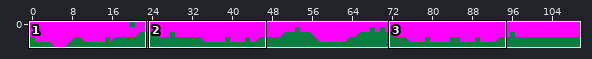
One commit to this Tiled map: assets/level1test.tmx. Above, an overview of the earlier version with the close-up marked.
Close-up. As it was:
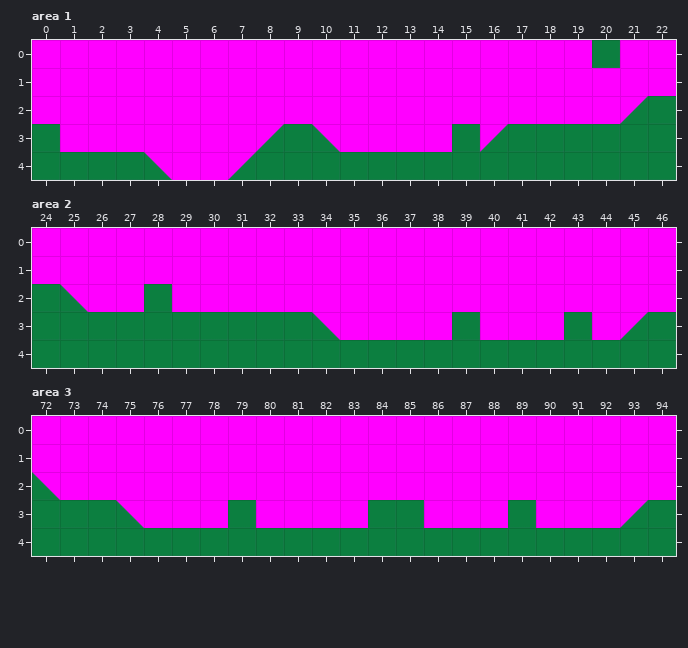
Cells are 64x64 px. Shown: area 1 x 0..22, y 0..4; area 2 x 24..46, y 0..4; area 3 x 72..94, y 0..4. The commit also changed other parts of the map, which this record leaves out.
The result:
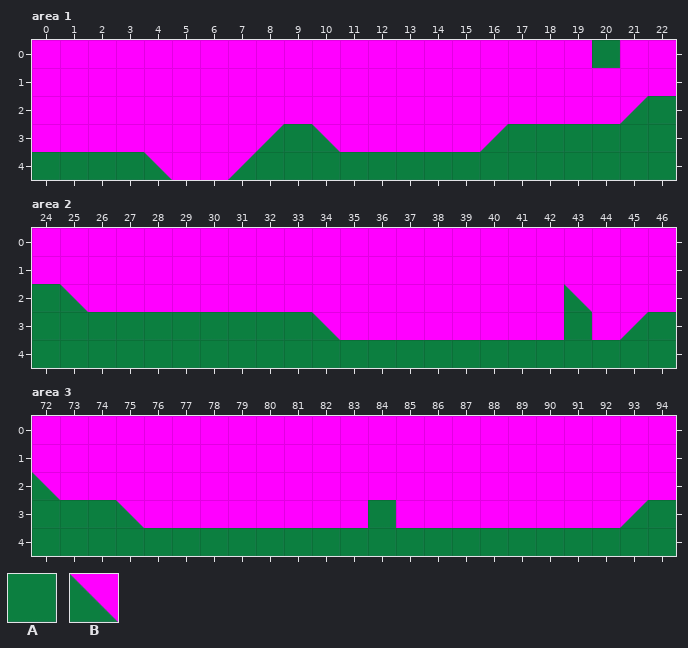
Key: from "sprites": A 0, B 1.
_ is an empty cell.
Edits made:
Layer "Enemies" (now hidden), area 1:
The edit erases tile A in row 3 at x 15.
Layer "Start" (removed), area 1:
The edit erases tile A in row 3 at x 0.
Layer "Enemies" (now hidden), area 2:
The edit erases tile A in row 2 at x 28; in row 3 at x 39.
Layer "GoodBoys", area 2:
Tile B now appears in row 2 at x 43.
Layer "Enemies" (now hidden), area 3:
The edit erases tile A in row 3 at x 79, 85 and 89.
